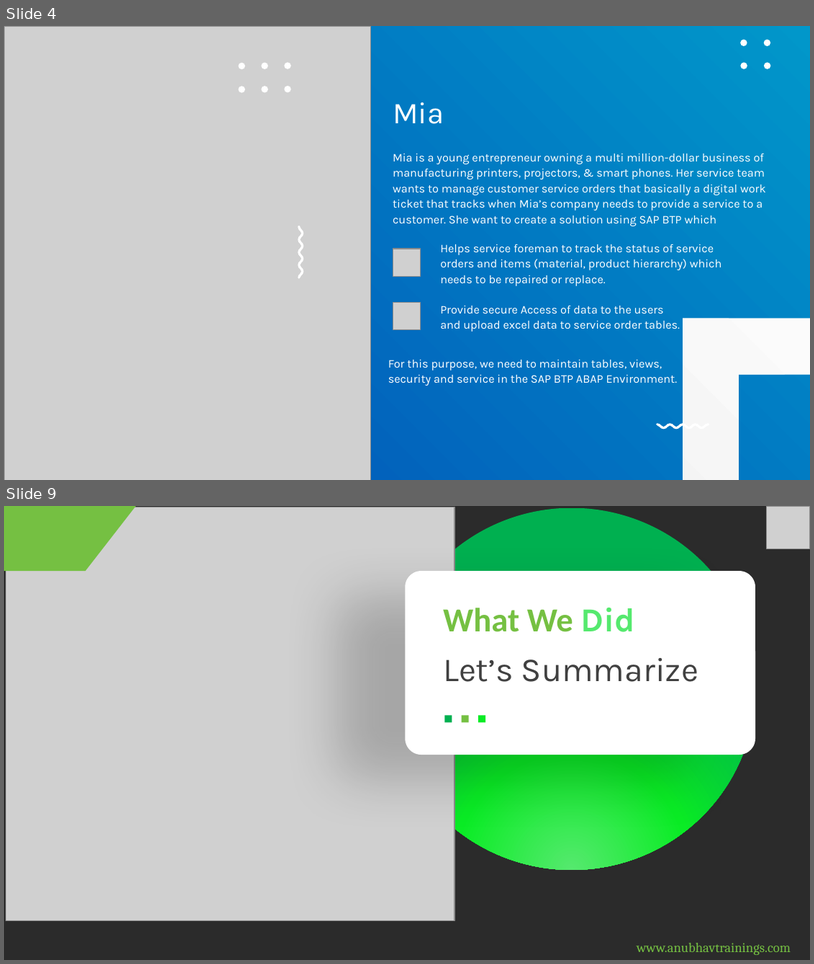
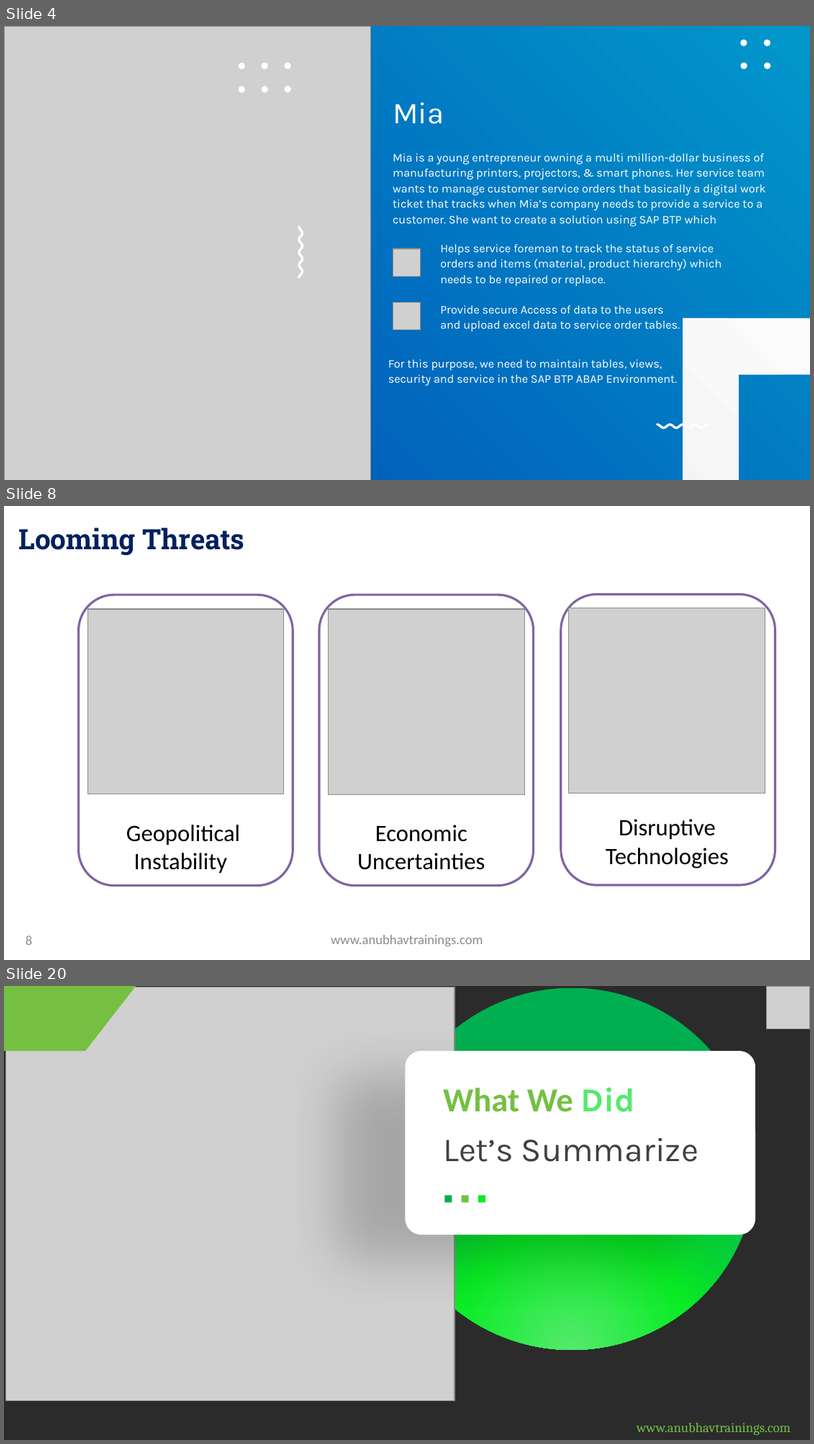
Before and after one commit to soyuztechnologies/SAP_Build_End_to_End, a slide deck: Day 30/SAP Build Training Day 30.pptx. Shown one above the other, each under a label of ours: slides 4 and 9 before the commit, slides 4, 8 and 20 after it; the slides between them are not shown. The pictures are 814x964 and 814x1444 pixels, drawn with LibreOffice and Linux fonts; fonts in the diff are those of the drawing; grey boxes stand for pictures; background and template pictures are left out; a plain dark background stands for a picture behind light text. Boxes give left, top, right and bottom in pixels: in the first picture for what was removed or moved away, otherwise in the second. Text is boxed around its words. In the diff, an @@ line names an element or a change of style, - is before the commit and + after.

```diff
--- a/Day 30/SAP Build Training Day 30.pptx
+++ b/Day 30/SAP Build Training Day 30.pptx
@@ slide 8 added at (4, 506, 810, 960), background picture (left out) @@
@@ title added at (19, 528, 244, 556), 25 pt, text gradient #002060 to #0070C0, bold @@
+Looming Threats
@@ rounded rectangle added at (78, 595, 293, 885), fill #FFFFFF, outline #8064A2 2 pt @@
@@ picture added at (88, 609, 284, 794) @@
@@ rounded rectangle added at (319, 595, 534, 885), fill #FFFFFF, outline #8064A2 2 pt @@
@@ picture added at (328, 609, 525, 795) @@
@@ rounded rectangle added at (561, 594, 776, 884), fill #FFFFFF, outline #8064A2 2 pt @@
@@ picture added at (569, 608, 766, 793) @@
@@ text added at (126, 824, 240, 873), 21 pt, text #000000 @@
+Geopolitical
+Instability
@@ text added at (358, 824, 485, 870), 21 pt, text #000000 @@
+Economic Uncertainties
@@ text added at (606, 818, 729, 868), 21 pt, text #000000 @@
+Disruptive Technologies
@@ page number added at (26, 935, 32, 944), 12 pt, text #8C8C8C @@
+8
@@ text added at (331, 934, 483, 946), 12 pt, text #8C8C8C @@
+www.anubhavtrainings.com
@@ what was slide 9 is now slide 20 @@
```
Also in this commit, not shown: 2 slides changed, 10 other slides added, 4 other files.
